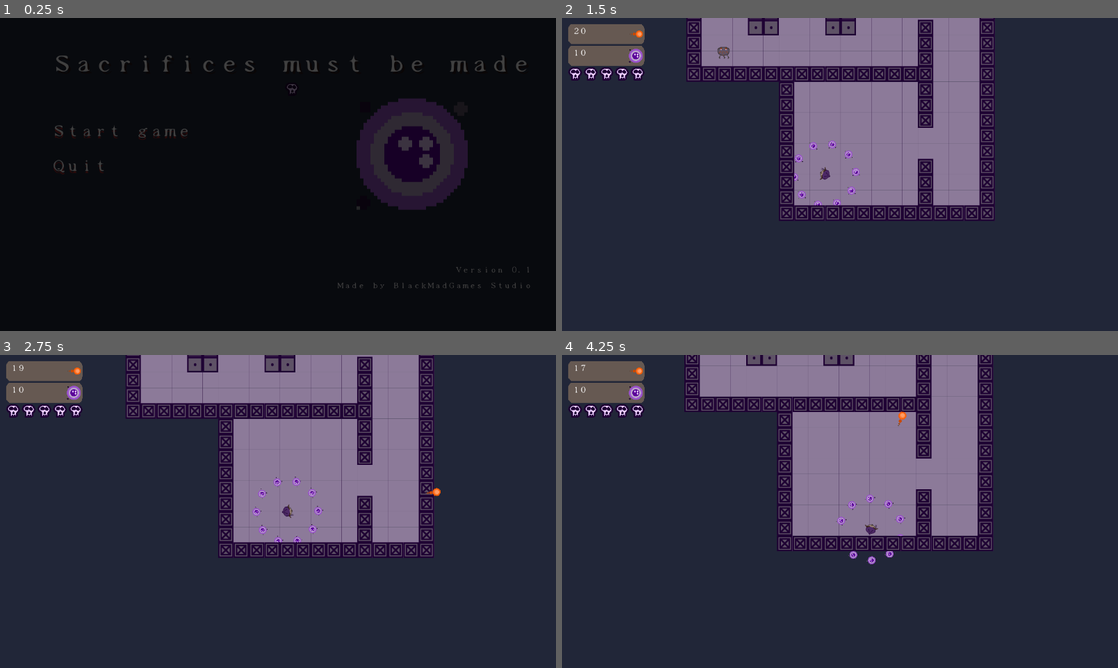
Above: before the commit, frames 1-4 (two rows, left to right).
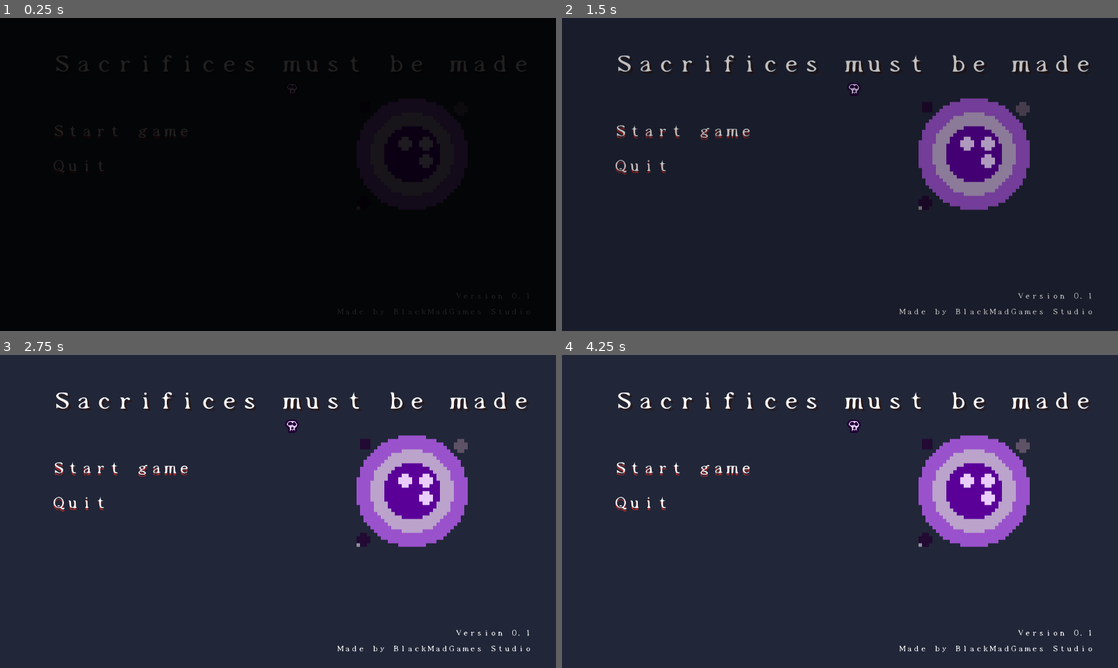
Above: after the commit, the same moments.

Repository: blackmadgames/sacrifices
Game: Godot game, scene res://scenes/screens/TitleScreen.tscn
Same seed, same stepped clock (60 frames per second), same inputs: the game is played once before the commit and once after it.
Inputs (mouse positions are in pixels of both pictures, inside the frame that each line leads up to):
- Up to frame 1 (0.25 s): no input
- Up to frame 2 (1.5 s): click "Start game" at 0.5 s; click "Start game" at 1.25 s
- Up to frame 3 (2.75 s): move the mouse to (400, 495) at 2.02 s; hold D (move_right) from 2.03 s (still down); click (400, 495) at 2.1 s
- Up to frame 4 (4.25 s): move the mouse to (728, 527) at 2.77 s; release D (move_right) at 2.78 s; hold S (move_down) 2.78-3.53 s; click (728, 527) at 2.85 s; move the mouse to (895, 442) at 3.52 s; hold D (move_right) from 3.53 s (still down); tap F (interact) at 3.6 s; click (895, 442) at 3.8 s

The runs differ from the first frame. In frame 1, 5.3% of the frame differs, in the area x 9-96%, y 12-87%; in frame 2, 31%; in frame 3, 32%, in the area x 1-96%, y 0-95%; in frame 4, 32%.

Commit message:
Add bit of juice

Diff:
--- a/project.godot
+++ b/project.godot
@@ -107,6 +107,7 @@
 move_up={
 "deadzone": 0.5,
 "events": [ Object(InputEventKey,"resource_local_to_scene":false,"resource_name":"","device":0,"alt":false,"shift":false,"control":false,"meta":false,"command":false,"pressed":false,"scancode":87,"unicode":0,"echo":false,"script":null)
+, Object(InputEventJoypadMotion,"resource_local_to_scene":false,"resource_name":"","device":0,"axis":1,"axis_value":-1.0,"script":null)
  ]
 }
 move_down={
@@ -117,6 +118,7 @@
 fire={
 "deadzone": 0.5,
 "events": [ Object(InputEventMouseButton,"resource_local_to_scene":false,"resource_name":"","device":0,"alt":false,"shi …(212 unchanged characters)…
+, Object(InputEventJoypadMotion,"resource_local_to_scene":false,"resource_name":"","device":0,"axis":7,"axis_value":1.0,"script":null)
  ]
 }
 interact={
@@ -128,6 +130,7 @@
 "deadzone": 0.5,
 "events": [ Object(InputEventKey,"resource_local_to_scene":false,"resource_name":"","device":0,"alt":false,"shift":false,"control":false,"meta":false,"command":false,"pressed":false,"scancode":16777238,"unicode":0,"echo":false,"script":null)
 , Object(InputEventMouseButton,"resource_local_to_scene":false,"resource_name":"","device":0,"alt":false,"shift":false, …(202 unchanged characters)…
+, Object(InputEventJoypadButton,"resource_local_to_scene":false,"resource_name":"","device":0,"button_index":1,"pressure":0.0,"pressed":false,"script":null)
  ]
 }
 look_ahead={
--- a/scenes/actors/Player.tscn
+++ b/scenes/actors/Player.tscn
@@ -77,10 +77,6 @@
 drag_margin_v_enabled = true
 smoothing_enabled = true
 smoothing_speed = 2.0
-drag_margin_left = 0.1
-drag_margin_top = 0.1
-drag_margin_right = 0.1
-drag_margin_bottom = 0.1
 editor_draw_limits = true
 editor_draw_drag_margin = true
 
--- a/scenes/fx/FadeIn.tscn
+++ b/scenes/fx/FadeIn.tscn
@@ -4,6 +4,7 @@
 
 [sub_resource type="Animation" id=1]
 resource_name = "FadeIn"
+length = 2.0
 step = 0.5
 tracks/0/type = "value"
 tracks/0/path = NodePath(".:color")
@@ -12,7 +13,7 @@
 tracks/0/imported = false
 tracks/0/enabled = true
 tracks/0/keys = {
-"times": PoolRealArray( 0, 1 ),
+"times": PoolRealArray( 0, 2 ),
 "transitions": PoolRealArray( 1, 1 ),
 "update": 0,
 "values": [ Color( 0, 0, 0, 1 ), Color( 0, 0, 0, 0 ) ]
@@ -22,7 +23,7 @@
 visible = false
 anchor_right = 1.0
 anchor_bottom = 1.0
-color = Color( 0, 0, 0, 0 )
+color = Color( 0, 0, 0, 1 )
 script = ExtResource( 1 )
 __meta__ = {
 "_edit_use_anchors_": false
--- a/scenes/game_scenes/Level1.tscn
+++ b/scenes/game_scenes/Level1.tscn
@@ -7,12 +7,17 @@
 [ext_resource path="res://scenes/systems/EnemySpawner.tscn" type="PackedScene" id=5]
 [ext_resource path="res://scenes/systems/Shop.tscn" type="PackedScene" id=6]
 [ext_resource path="res://assets/music/sacrifices_background.ogg" type="AudioStream" id=7]
+[ext_resource path="res://scripts/levels/Level1.gd" type="Script" id=8]
+[ext_resource path="res://scenes/fx/FadeIn.tscn" type="PackedScene" id=9]
 
 [node name="Root" type="Node2D"]
+script = ExtResource( 8 )
 
 [node name="CanvasLayer" type="CanvasLayer" parent="."]
 
 [node name="GUI" parent="CanvasLayer" instance=ExtResource( 2 )]
+
+[node name="FadeIn" parent="CanvasLayer" instance=ExtResource( 9 )]
 
 [node name="Player" parent="." groups=[
 "Player",
--- /dev/null
+++ b/scenes/particules/Mist.tscn
@@ -0,0 +1,24 @@
+[gd_scene load_steps=4 format=2]
+
+[ext_resource path="res://assets/art/placeholders/img/puff.png" type="Texture" id=1]
+
+[sub_resource type="CanvasItemMaterial" id=1]
+blend_mode = 1
+
+[sub_resource type="Gradient" id=2]
+offsets = PoolRealArray( 0, 0.089404, 0.155629, 0.15894, 0.761589, 1 )
+colors = PoolColorArray( 1, 1, 1, 0, 1, 1, 1, 0, 0.960784, 0.937255, 0.980392, 0, 0.188027, 0.16154, 0.21524, 1, 0.233865, 0.206369, 0.262115, 1, 0.988235, 0.988235, 0.988235, 0 )
+
+[node name="Mist" type="CPUParticles2D"]
+material = SubResource( 1 )
+emitting = false
+amount = 9
+lifetime = 0.4
+one_shot = true
+texture = ExtResource( 1 )
+emission_shape = 2
+emission_rect_extents = Vector2( 5, 5 )
+gravity = Vector2( 0, 0 )
+angular_velocity = 10.0
+scale_amount = 0.4
+color_ramp = SubResource( 2 )
--- a/scenes/screens/TitleScreen.tscn
+++ b/scenes/screens/TitleScreen.tscn
@@ -32,7 +32,7 @@
 margin_left = 120.0
 margin_top = 80.0
 margin_right = 1160.0
-margin_bottom = 640.0
+margin_bottom = 700.0
 __meta__ = {
 "_edit_use_anchors_": false
 }
@@ -97,7 +97,7 @@
 [node name="VersionLabel" type="Label" parent="Menu"]
 margin_top = 365.0
 margin_right = 1104.0
-margin_bottom = 560.0
+margin_bottom = 620.0
 size_flags_vertical = 3
 text = "Version 0.1
 Made by BlackMadGames Studio"
@@ -112,4 +112,3 @@
 autoplay = true
 [connection signal="button_up" from="Menu/CenterRow/Buttons/StartGameMenuButton" to="." method="_on_StartGameMenuButton_button_up"]
 [connection signal="button_up" from="Menu/CenterRow/Buttons/QuitMenuButton" to="." method="_on_QuitMenuButton_button_up"]
-[connection signal="fade_in_over" from="FadeIn" to="." method="_on_FadeIn_fade_in_over"]
--- a/scripts/actors/Enemy.gd
+++ b/scripts/actors/Enemy.gd
@@ -1,5 +1,7 @@
 extends Actor
 class_name Enemy
+
+const DEATH_PARTICLES_SCENE = preload("res://scenes/particules/Mist.tscn")
 
 export var projectile_scene: PackedScene = null
 export var projectile_strength: = 30
@@ -22,6 +24,13 @@
 
 func hit() -> void:
     .hit()
+    _die()
+
+func _die():
+    var particles = DEATH_PARTICLES_SCENE.instance()
+    particles.position = position
+    get_parent().add_child(particles)
+    particles.emitting = true
     queue_free()
 
 func _physics_process(delta: float) -> void:
--- a/scripts/fx/FadeIn.gd
+++ b/scripts/fx/FadeIn.gd
@@ -1,12 +1,14 @@
 extends ColorRect
-
-signal fade_in_over
 
 const FADE_IN_ANIM_KEY = "FadeIn"
 
+func _ready() -> void:
+    fade_in()
+
 func fade_in():
+    $AnimationPlayer.stop()
     $AnimationPlayer.play(FADE_IN_ANIM_KEY)
 
 func _on_AnimationPlayer_animation_finished(anim_name: String) -> void:
     if anim_name == FADE_IN_ANIM_KEY:
-        emit_signal("fade_in_over")
+        hide()
--- a/scripts/gui/TitleScreen.gd
+++ b/scripts/gui/TitleScreen.gd
@@ -2,10 +2,6 @@
 
 func _ready() -> void:
     $FadeIn.show()
-    $FadeIn.fade_in()
-
-func _on_FadeIn_fade_in_over() -> void:
-    $FadeIn.hide()
 
 func _on_StartGameMenuButton_button_up() -> void:
     get_tree().change_scene(Game.GAME_SCENE)
--- /dev/null
+++ b/scripts/levels/Level1.gd
@@ -0,0 +1,4 @@
+extends Node2D
+
+func _ready() -> void:
+    $CanvasLayer/FadeIn.show()
--- a/tilesets/MapTileset.tres
+++ b/tilesets/MapTileset.tres
@@ -55,4 +55,4 @@
 "shape": SubResource( 4 ),
 "shape_transform": Transform2D( 1, 0, 0, 1, 0, 0 )
 } ]
-0/z_index = 0
+0/z_index = -1
Binary file added: assets/art/placeholders/img/puff.png
Not shown, added: assets/art/placeholders/img/puff.png.import
Not shown: 1 places in scenes/game_scenes/Level1.tscn that only renumber resources
